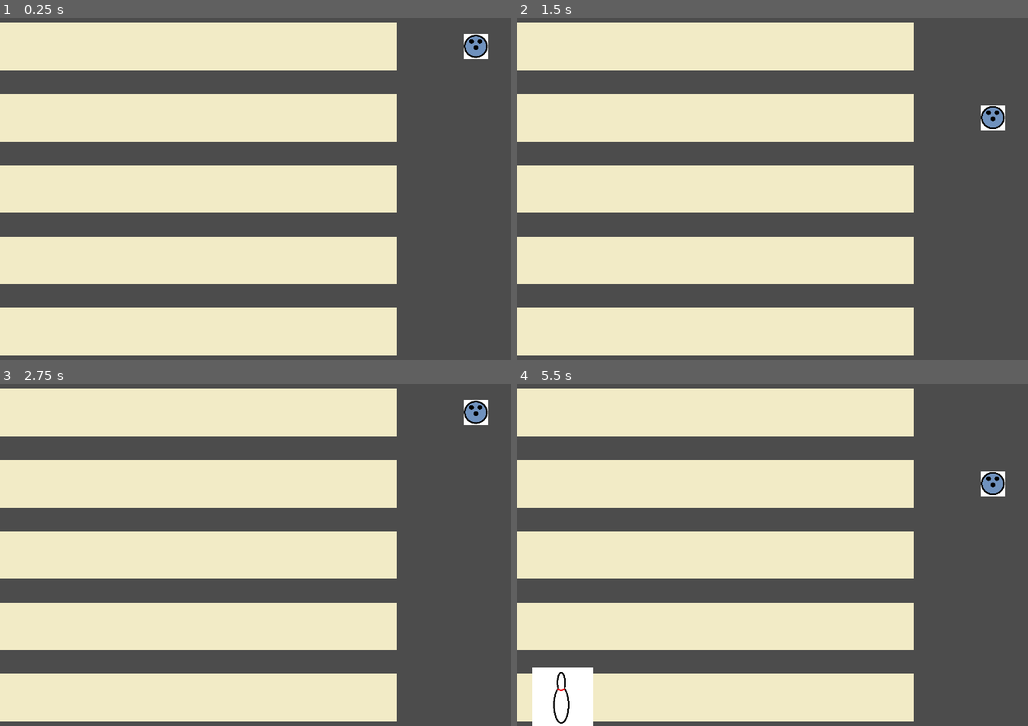
Above: before the commit, frames 1-4 (two rows, left to right).
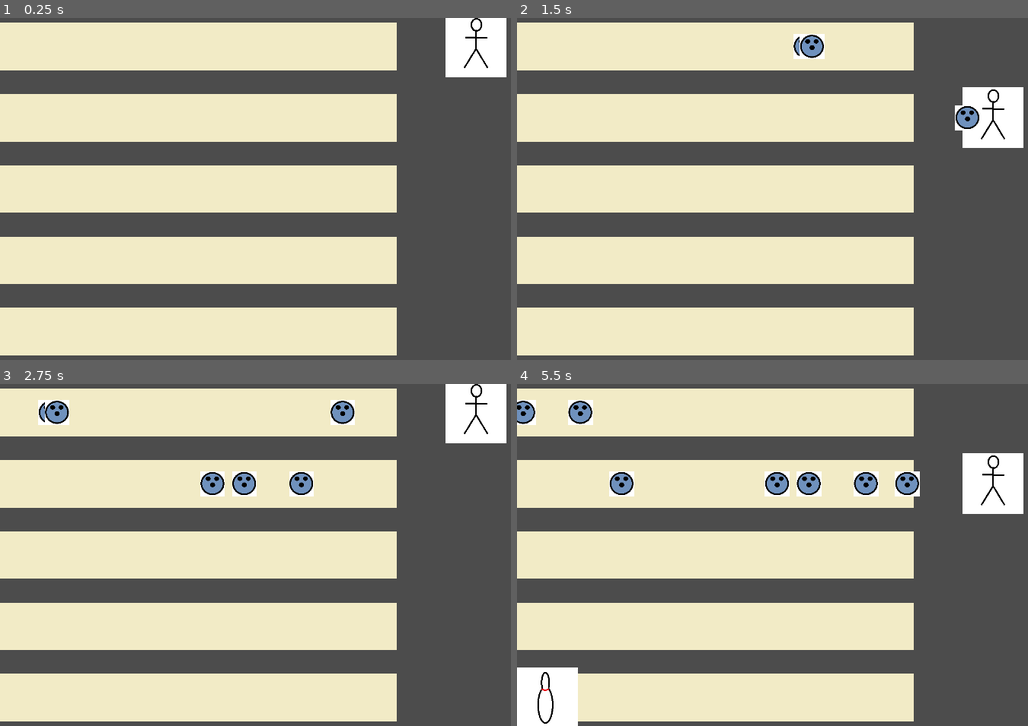
Above: after the commit, the same moments.

Repository: FreemanSpray/EECS_690
Game: Godot game, scene res://Scenes/Main.tscn
Same seed, same stepped clock (60 frames per second), same inputs: the game is played once before the commit and once after it.
Inputs:
- Up to frame 1 (0.25 s): no input
- Up to frame 2 (1.5 s): tap Enter (ui_accept) at 0.5, 1.35 s; hold Up (ui_up) 0.53-1.28 s; hold Enter (ui_accept) 0.53-1.28 s; hold Down (ui_down) from 1.28 s (still down)
- Up to frame 3 (2.75 s): tap Enter (ui_accept) at 1.52, 1.82 s; release Down (ui_down) at 2.03 s; hold Up (ui_up) from 2.03 s (still down); hold Enter (ui_accept) from 2.03 s (still down)
- Up to frame 4 (5.5 s): release Enter (ui_accept) at 2.78 s; tap Enter (ui_accept) at 2.85, 3.02, 3.32, 4.35, 4.52, 4.82 s; release Up (ui_up) at 3.53 s; hold Enter (ui_accept) 3.53-4.28 s; hold Down (ui_down) from 3.53 s (still down); hold Enter (ui_accept) from 5.03 s (still down)

The runs differ from the first frame. In frame 1, 2.0% of the frame differs, in the area x 87-100%, y 0-18%; in frame 2, 2.6%; in frame 3, 3.8%; in frame 4, 5.7%, in the area x 0-100%, y 4-100%.

Commit message:
Implement bowling projectile
Projectile emanates from player, is spammable, and travels to end of lane

Diff:
--- /dev/null
+++ b/Scenes/BowlingBall.gd
@@ -0,0 +1,25 @@
+extends Node2D
+
+# Declare member variables here. Examples:
+var m_lane
+var m_ball_id
+var m_start_pos = Vector2(0,0)
+var m_dest_pos = Vector2(0,0)
+var m_speed
+
+
+# Called when the node enters the scene tree for the first time.
+func _ready():
+	m_speed = 10
+
+
+# Called every frame. 'delta' is the elapsed time since the previous frame.
+#func _process(delta):
+#	pass
+
+func _physics_process(_delta):
+	if m_dest_pos != Vector2(0,0):
+		var pos =  get("position")
+		set("position", pos.move_toward(m_dest_pos, m_speed))
+		if pos == m_dest_pos:
+			queue_free()
--- /dev/null
+++ b/Scenes/BowlingBall.tscn
@@ -0,0 +1,10 @@
+[gd_scene load_steps=3 format=2]
+
+[ext_resource path="res://Scenes/BowlingBall.gd" type="Script" id=1]
+[ext_resource path="res://Assets/BallSprite.png" type="Texture" id=2]
+
+[node name="BowlingBall" type="Node2D"]
+script = ExtResource( 1 )
+
+[node name="Sprite" type="Sprite" parent="."]
+texture = ExtResource( 2 )
--- a/Scenes/Lane.gd
+++ b/Scenes/Lane.gd
@@ -17,7 +17,7 @@
 
 func get_pos(loc):
 	if loc == "mob":
-		return Vector2(0, 90 + 225*m_lane_id)
+		return Vector2(-50, 90 + 225*m_lane_id)
 	if loc == "player":
 		return Vector2(1500, 90 + 225*m_lane_id)
 	return Vector2(0, 0)
--- a/Scenes/Main.gd
+++ b/Scenes/Main.gd
@@ -29,7 +29,6 @@
 # Called every frame. 'delta' is the elapsed time since the previous frame.
 func _process(_delta):
 	ticks+=1
-	print(ticks)
 	if ticks > 300:
 		ticks = 0
 		var monster = monster_scene.instance()
--- a/Scenes/Main.tscn
+++ b/Scenes/Main.tscn
@@ -1,26 +1,17 @@
-[gd_scene load_steps=7 format=2]
+[gd_scene load_steps=8 format=2]
 
 [ext_resource path="res://Scenes/Player.gd" type="Script" id=1]
-[ext_resource path="res://Assets/BallSprite.png" type="Texture" id=2]
+[ext_resource path="res://Assets/PlayerSprite.png" type="Texture" id=2]
 [ext_resource path="res://Assets/Lane.png" type="Texture" id=3]
 [ext_resource path="res://Scenes/Lane.tscn" type="PackedScene" id=4]
 [ext_resource path="res://Scenes/Main.gd" type="Script" id=5]
 [ext_resource path="res://Scenes/Monster.tscn" type="PackedScene" id=6]
+[ext_resource path="res://Scenes/BowlingBall.tscn" type="PackedScene" id=7]
 
 [node name="Main" type="Control"]
 script = ExtResource( 5 )
 lane_scene = ExtResource( 4 )
 monster_scene = ExtResource( 6 )
-
-[node name="Player" type="Node2D" parent="."]
-position = Vector2( 1500, 90 )
-script = ExtResource( 1 )
-__meta__ = {
-"_edit_group_": true
-}
-
-[node name="Sprite" type="Sprite" parent="Player"]
-texture = ExtResource( 2 )
 
 [node name="GridContainer" type="GridContainer" parent="."]
 margin_top = 15.0
@@ -57,3 +48,14 @@
 margin_right = 500.0
 margin_bottom = 700.0
 texture = ExtResource( 3 )
+
+[node name="Player" type="Node2D" parent="."]
+position = Vector2( 1500, 90 )
+script = ExtResource( 1 )
+__meta__ = {
+"_edit_group_": true
+}
+bowling_ball_scene = ExtResource( 7 )
+
+[node name="Sprite" type="Sprite" parent="Player"]
+texture = ExtResource( 2 )
--- a/Scenes/Player.gd
+++ b/Scenes/Player.gd
@@ -1,15 +1,18 @@
 extends Node2D
 
+export (PackedScene) var bowling_ball_scene
 
 # Declare member variables here. Examples:
 var m_lane
 var m_lives
+var m_next_ball_id
 
 
 # Called when the node enters the scene tree for the first time.
 func _ready():
 	m_lane = 0
 	m_lives = 3
+	m_next_ball_id = 0
 
 
 # Called every frame. 'delta' is the elapsed time since the previous frame.
@@ -24,7 +27,21 @@
 	get_tree().set_input_as_handled()
 
 func bowl():
-	print("Bowled!")
+	var ctrl = get_parent()
+	var ball = bowling_ball_scene.instance()
+	var spawn_lane = m_lane
+	print(spawn_lane)
+	# subtract player position to get original frame coordinates
+	# (comment is irrelevant now that we attach children to main instead of player)
+	var start_pos = ctrl.lanes[spawn_lane].get_pos("player")
+	var dest_pos = ctrl.lanes[spawn_lane].get_pos("mob")
+	ball.m_lane = spawn_lane
+	ball.m_ball_id = m_next_ball_id
+	ball.m_start_pos = start_pos
+	ball.m_dest_pos = dest_pos
+	m_next_ball_id+=1
+	ball.set("position", start_pos)
+	ctrl.add_child(ball)
 
 func changeLane(direction):
 	if direction == "up":
Binary file added: Assets/PlayerSprite.png
Not shown, added: Assets/PlayerSprite.png.import
